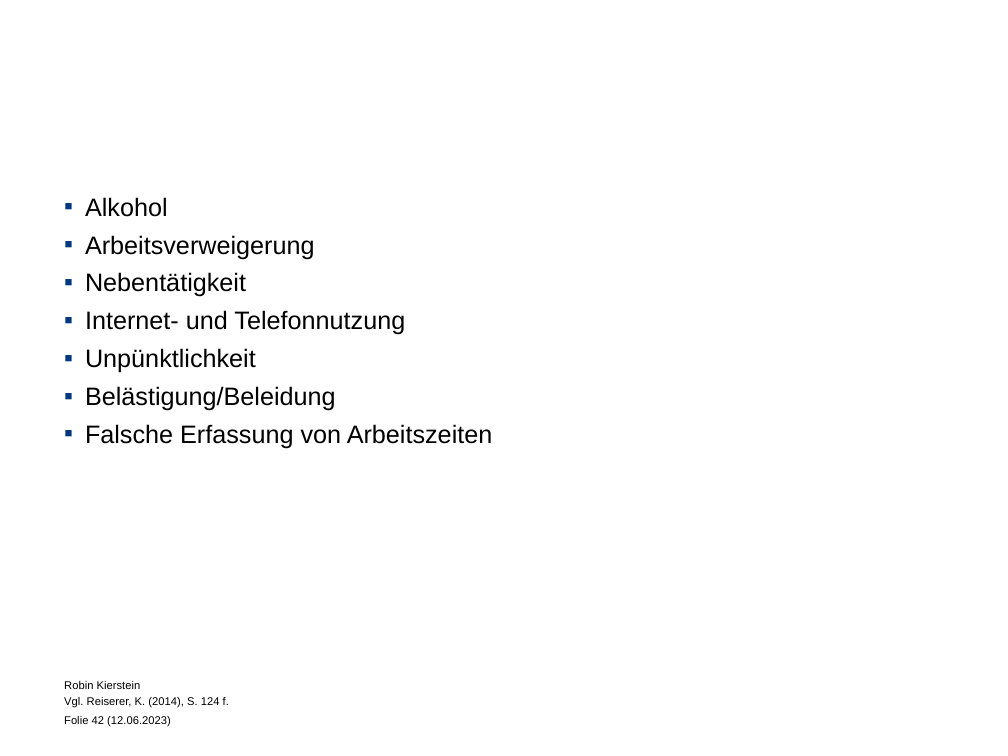
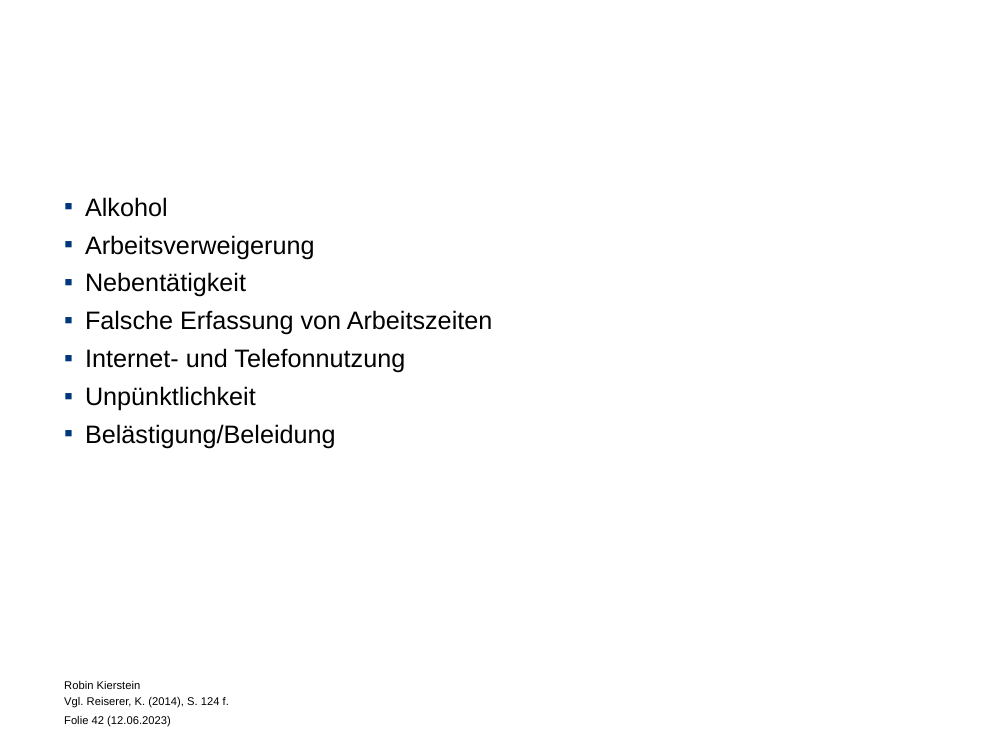
Before and after one commit to Debkou/Weorkshop, a slide deck: slide 42 of kuendigung_12-06_kaktuell.pptx. Drawn at 1008x756 pixels with LibreOffice and Linux fonts; fonts in the diff are those of the drawing; background and template pictures are left out. Boxes give left, top, right and bottom in pixels: in the first picture for what was removed or moved away, otherwise in the second. Text is boxed around its words. In the diff, an @@ line names an element or a change of style, - is before the commit and + after.

```diff
--- a/kuendigung_12-06_kaktuell.pptx
+++ b/kuendigung_12-06_kaktuell.pptx
@@ text at (85, 310, 493, 335): paragraph added @@
+▪ Falsche Erfassung von Arbeitszeiten
@@ text at (85, 424, 493, 448): paragraph removed @@
-▪ Falsche Erfassung von Arbeitszeiten
```
Also in this commit, not shown: 3 other slides changed.
